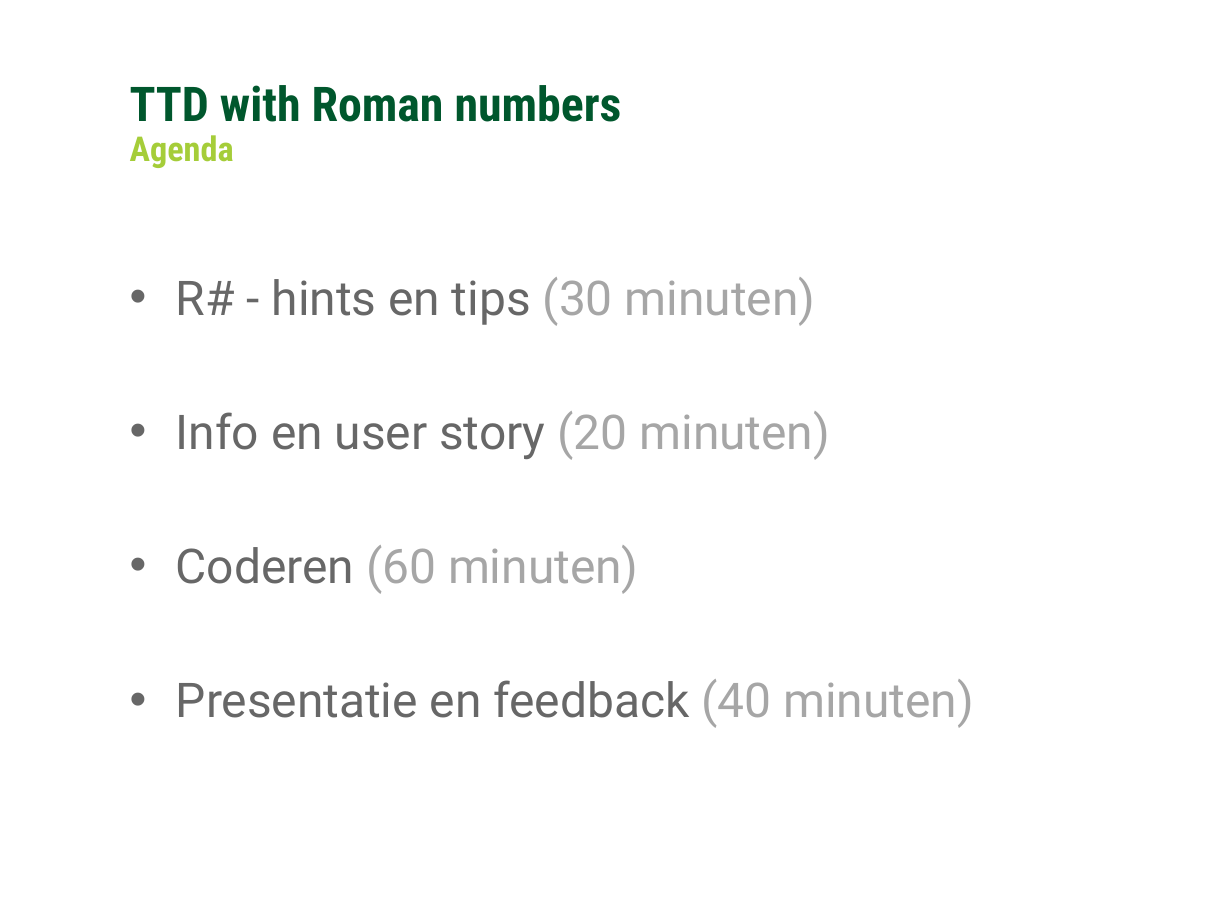
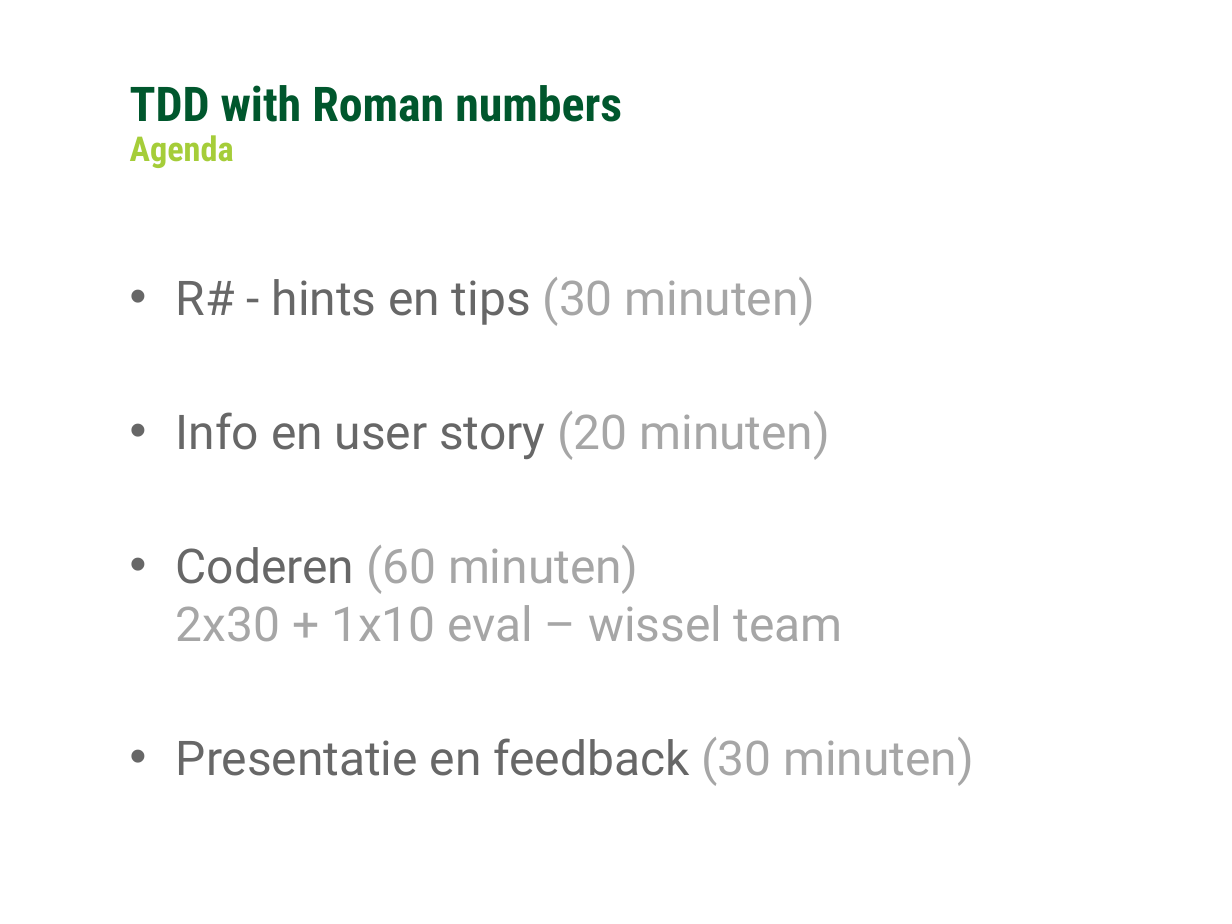
Before and after one commit to Ozindar/GCUnitTestDojo, a slide deck: slide 2 of RomanNumbers/Coding Kata - Romeinse notatie.pptx. Drawn at 1232x924 pixels with LibreOffice and Linux fonts; fonts in the diff are those of the drawing; background and template pictures are left out. Boxes give left, top, right and bottom in pixels: in the first picture for what was removed or moved away, otherwise in the second. Text is boxed around its words. In the diff, an @@ line names an element or a change of style, - is before the commit and + after.

```diff
--- a/RomanNumbers/Coding Kata - Romeinse notatie.pptx
+++ b/RomanNumbers/Coding Kata - Romeinse notatie.pptx
@@ text at bbox=[130, 85, 622, 122]: text changed @@
-TTD with Roman numbers
+TDD with Roman numbers
@@ text at bbox=[176, 545, 974, 786]: text changed; text colour #676767 to #A6A6A6 @@
-• Coderen (60 minuten)
-• Presentatie en feedback (40 minuten)
+• Coderen (60 minuten)
+  2x30 + 1x10 eval – wissel team
+• Presentatie en feedback (30 minuten)
```
Also in this commit, not shown: 5 other slides changed.
